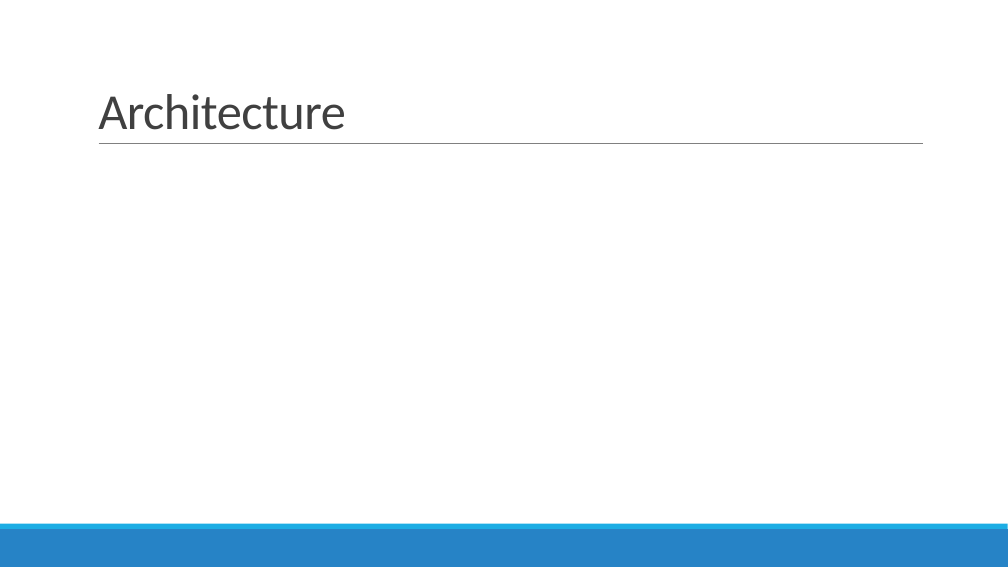
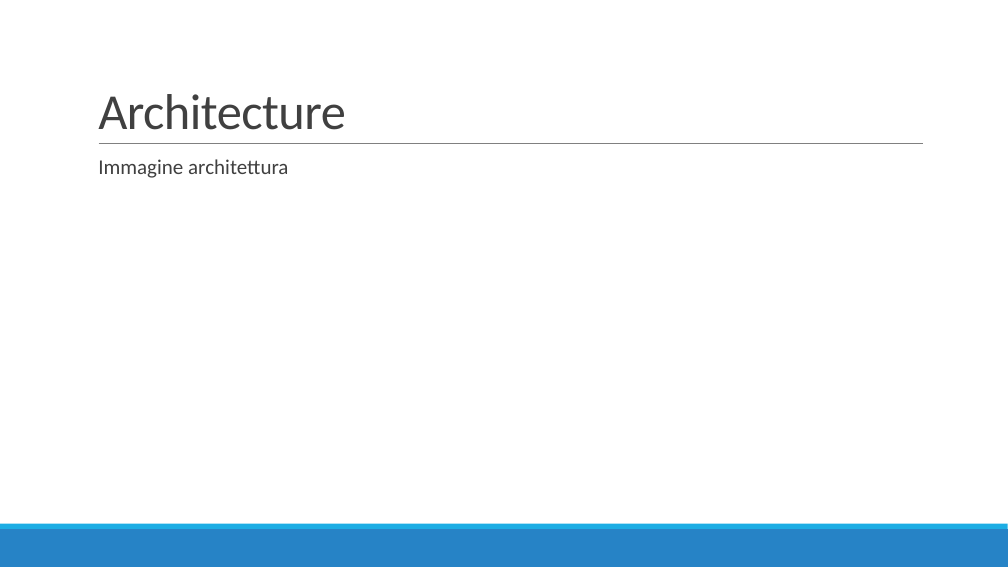
Before and after one commit to sarapeddy/drying-rack-smart, a slide deck: slide 11 of SMART STENDINO.pptx (slide 8 before the commit). Drawn at 1008x567 pixels with LibreOffice and Linux fonts; fonts in the diff are those of the drawing. Boxes give left, top, right and bottom in pixels: in the first picture for what was removed or moved away, otherwise in the second. Text is boxed around its words. In the diff, an @@ line names an element or a change of style, - is before the commit and + after.

```diff
--- a/SMART STENDINO.pptx
+++ b/SMART STENDINO.pptx
@@ text added at (x1=98, y1=159, x2=288, y2=178), 20 pt, text #404040 @@
+  Immagine architettura
```
Also in this commit, not shown: 3 other slides changed, 5 slides added, 2 slides removed.
